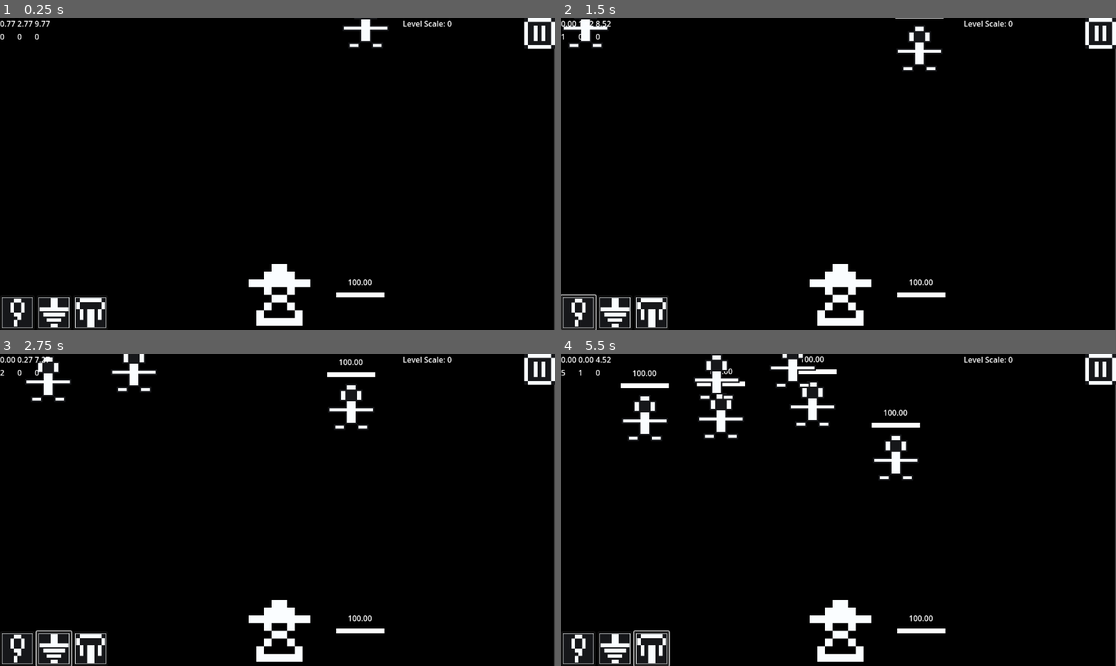
Above: before the commit, frames 1-4 (two rows, left to right).
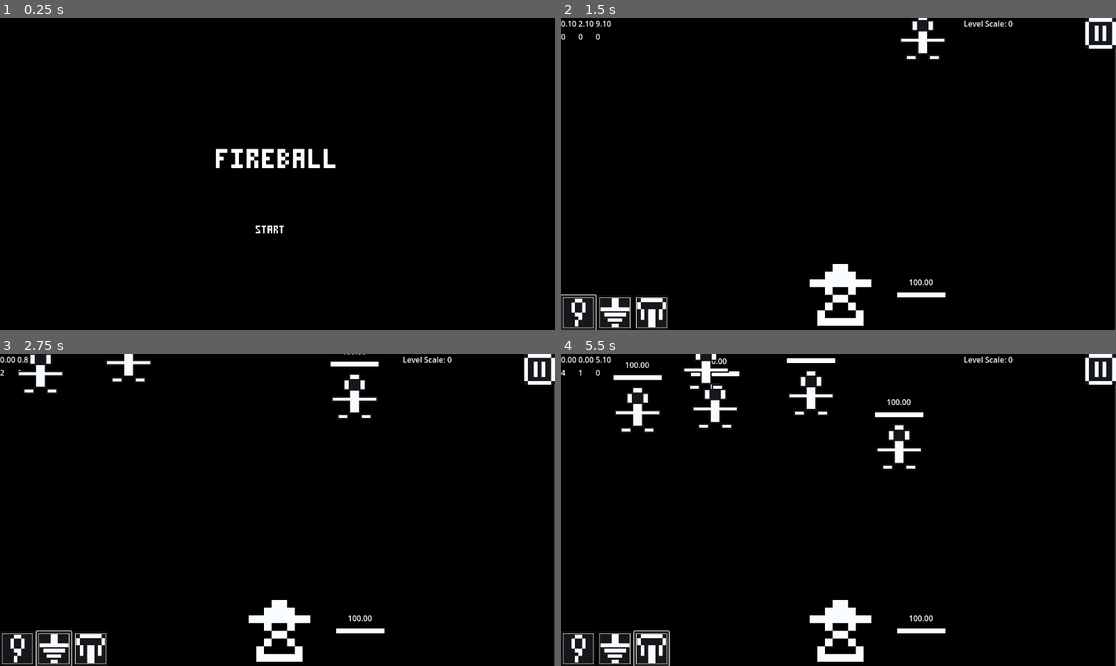
Above: after the commit, the same moments.

Repository: ThomasApplewhite/FIREBALL-Prototype
Game: Godot game, scene res://Source/GameScenes/MainMenu.tscn
Two runs of this game, one before a commit and one after it. Both use one fixed random seed, a clock stepped at 60 frames per second and the inputs below. Before the commit the project starts from res://Source/Utils/dev_scene.tscn.
Inputs (mouse positions are in pixels of both pictures, inside the frame that each line leads up to):
- Up to frame 1 (0.25 s): no input
- Up to frame 2 (1.5 s): click (832, 227) at 0.5 s, where only the run after the commit has a clickable "[center]START[/center]"; click (577, 311) at 1.27 s
- Up to frame 3 (2.75 s): click (55, 647) at 2.02 s
- Up to frame 4 (5.5 s): click (649, 647) at 2.77 s; click (577, 647) at 3.52 s; click (616, 647) at 4.27 s; click (649, 647) at 5.02 s

The runs differ from the first frame. In frame 1, 5.0% of the frame differs, in the area x 0-100%, y 0-100%; in frame 2, 1.1%; in frame 3, 2.2%; in frame 4, 4.7%.

Commit message:
Added new Play Scene with Node root for easier UI sizing

Diff:
--- a/Source/GameScenes/MainMenu.tscn
+++ b/Source/GameScenes/MainMenu.tscn
@@ -2,7 +2,7 @@
 
 [ext_resource type="Script" path="res://Source/GameScenes/main_menu.gd" id="1_3wuq8"]
 [ext_resource type="Theme" uid="uid://c1ldb3mtl66yf" path="res://Assets/Themes/ui_blackwhite_theme.tres" id="1_ck02q"]
-[ext_resource type="PackedScene" uid="uid://dwdjpl0p2513d" path="res://Source/Utils/dev_scene.tscn" id="2_fjhbc"]
+[ext_resource type="PackedScene" uid="uid://b771c273nmt07" path="res://Source/GameScenes/play_scene.tscn" id="2_gdfxi"]
 
 [node name="MainMenu" type="Control"]
 layout_mode = 3
@@ -12,7 +12,7 @@
 grow_horizontal = 2
 grow_vertical = 2
 script = ExtResource("1_3wuq8")
-packed_gameplay_scene = ExtResource("2_fjhbc")
+packed_gameplay_scene = ExtResource("2_gdfxi")
 
 [node name="ColorRect" type="ColorRect" parent="."]
 layout_mode = 1
--- /dev/null
+++ b/Source/GameScenes/play_scene.tscn
@@ -0,0 +1,30 @@
+[gd_scene load_steps=6 format=3 uid="uid://b771c273nmt07"]
+
+[ext_resource type="PackedScene" uid="uid://cdb8bmcb68xps" path="res://Source/Player/player.tscn" id="1_7wxg3"]
+[ext_resource type="PackedScene" uid="uid://ddsruk6y2ega7" path="res://Source/Enemies/enemy_spawner.tscn" id="2_blr1e"]
+[ext_resource type="PackedScene" uid="uid://bku5f54g2jeph" path="res://Source/Enemies/enemy.tscn" id="3_dmvdw"]
+[ext_resource type="PackedScene" uid="uid://s8b4ffkpnc15" path="res://Source/Functionality/game_state.tscn" id="4_oj5g5"]
+[ext_resource type="PackedScene" uid="uid://dei4prrixcsoq" path="res://Source/UI/pause_menu_control.tscn" id="5_xb26v"]
+
+[node name="PlayScene" type="Node"]
+
+[node name="ColorRect" type="ColorRect" parent="."]
+offset_right = 40.0
+offset_bottom = 40.0
+scale = Vector2(28.76, 19.76)
+mouse_filter = 2
+color = Color(0, 0, 0, 1)
+
+[node name="Player" parent="." instance=ExtResource("1_7wxg3")]
+position = Vector2(580, 575)
+
+[node name="EnemySpawner" parent="." node_paths=PackedStringArray("player") instance=ExtResource("2_blr1e")]
+position = Vector2(576, -10)
+packed_enemy = ExtResource("3_dmvdw")
+player = NodePath("../Player")
+
+[node name="GameState" parent="." node_paths=PackedStringArray("player", "enemy_spawner") instance=ExtResource("4_oj5g5")]
+player = NodePath("../Player")
+enemy_spawner = NodePath("../EnemySpawner")
+
+[node name="PauseMenuControl" parent="." instance=ExtResource("5_xb26v")]
--- a/project.godot
+++ b/project.godot
@@ -11,7 +11,7 @@
 [application]
 
 config/name="FIREBALL"
-run/main_scene="res://Source/Utils/dev_scene.tscn"
+run/main_scene="res://Source/GameScenes/MainMenu.tscn"
 config/features=PackedStringArray("4.1", "Mobile")
 config/icon="res://PlayerIcon.png"
 
Not shown, changed: Docs/Home/DevelopmentDocs/NiceToHaves/PolishPassNovember2023.txt
